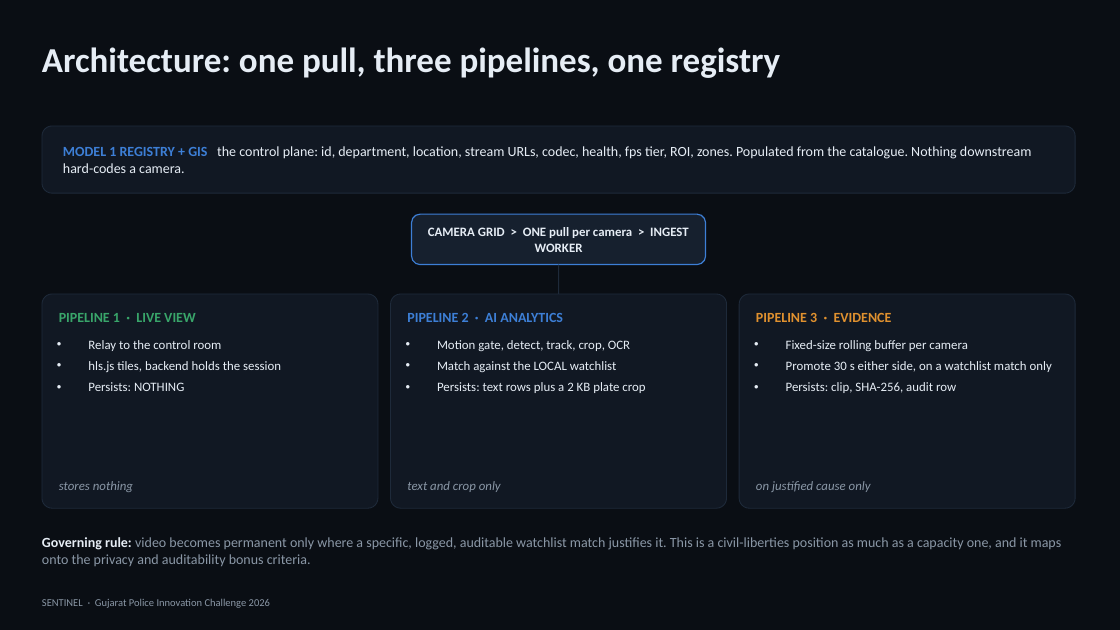
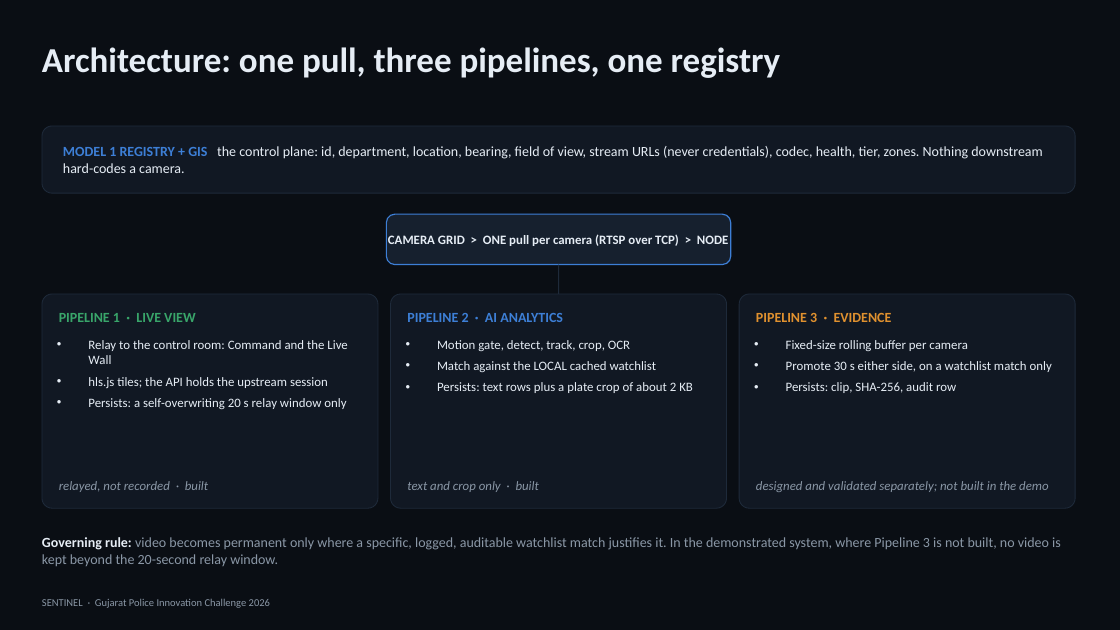
Before and after one commit to adityashroff06-code/sentinel-gujarat, a slide deck: slide 5 of deliverables/Sentinel-Solution-Presentation.pptx. Drawn at 1120x630 pixels with LibreOffice and Linux fonts; fonts in the diff are those of the drawing. Boxes give left, top, right and bottom in pixels: in the first picture for what was removed or moved away, otherwise in the second. Text is boxed around its words. In the diff, an @@ line names an element or a change of style, - is before the commit and + after.

```diff
--- a/deliverables/Sentinel-Solution-Presentation.pptx
+++ b/deliverables/Sentinel-Solution-Presentation.pptx
@@ text at [63,146,1042,173]: text changed @@
-MODEL 1 REGISTRY + GIS the control plane: id, department, location, stream URLs, codec, health, fps tier, ROI, zones. Populated from the catalogue. Nothing downstream hard-codes a camera.
+MODEL 1 REGISTRY + GIS the control plane: id, department, location, bearing, field of view, stream URLs (never credentials), codec, health, tier, zones. Nothing downstream hard-codes a camera.
@@ rounded rectangle: place and size @@
-rounded rectangle at [412,214,706,265]
+rounded rectangle at [386,214,731,265]
@@ text at [388,234,728,246]: text changed @@
-CAMERA GRID > ONE pull per camera > INGEST WORKER
+CAMERA GRID > ONE pull per camera (RTSP over TCP) > NODE
@@ text at [88,340,347,409]: text changed @@
-• Relay to the control room
-• hls.js tiles, backend holds the session
-• Persists: NOTHING
+• Relay to the control room: Command and the Live Wall
+• hls.js tiles; the API holds the upstream session
+• Persists: a self-overwriting 20 s relay window only
@@ text at [437,361,693,393]: text changed @@
-• Match against the LOCAL watchlist
-• Persists: text rows plus a 2 KB plate crop
+• Match against the LOCAL cached watchlist
+• Persists: text rows plus a plate crop of about 2 KB
@@ text at [59,481,208,492]: text changed @@
-stores nothing
+relayed, not recorded · built
@@ text at [407,481,539,492]: text changed @@
-text and crop only
+text and crop only · built
@@ text at [756,481,1048,492]: text changed @@
-on justified cause only
+designed and validated separately; not built in the demo
@@ text at [42,537,1061,566]: text changed @@
-Governing rule: video becomes permanent only where a specific, logged, auditable watchlist match justifies it. This is a civil-liberties position as much as a capacity one, and it maps onto the privacy and auditability bonus criteria.
+Governing rule: video becomes permanent only where a specific, logged, auditable watchlist match justifies it. In the demonstrated system, where Pipeline 3 is not built, no video is kept beyond the 20-second relay window.
```
Also in this commit, not shown: 15 other slides changed, 1 slide added, 1 slide removed, 19 other files.
